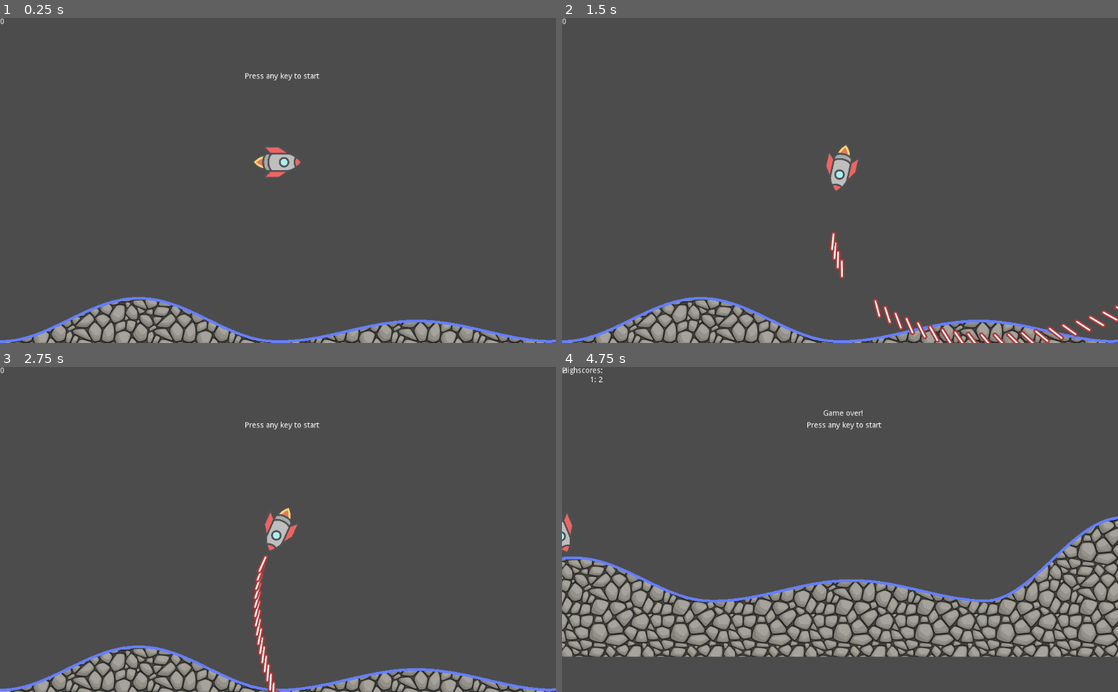
Above: before the commit, frames 1-4 (two rows, left to right).
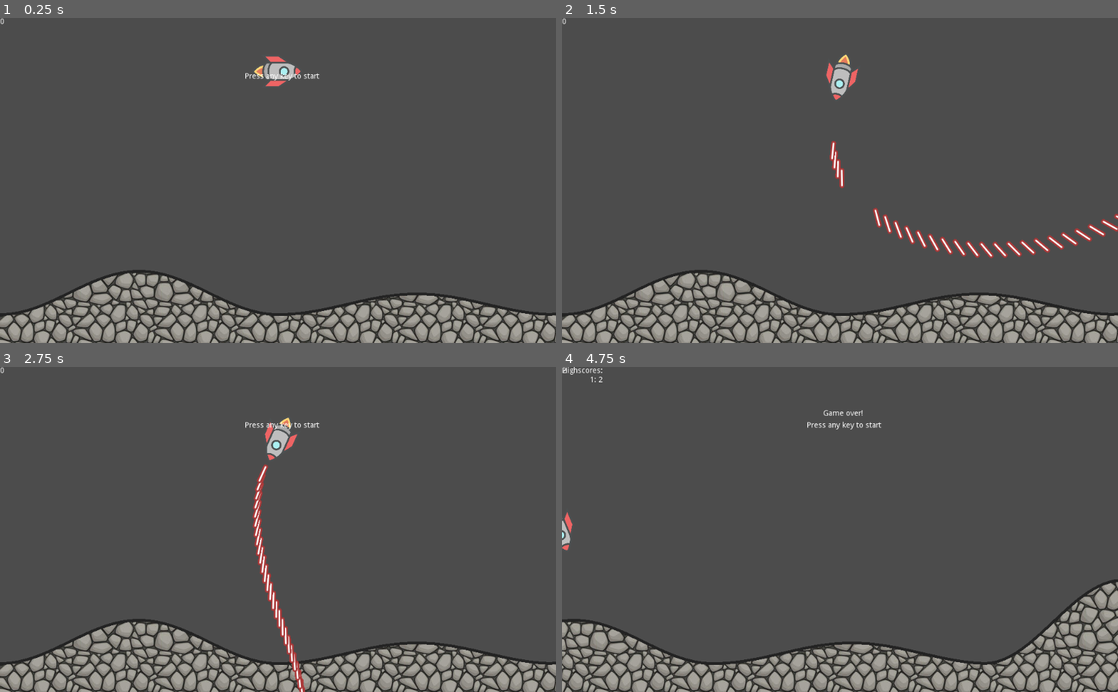
Above: after the commit, the same moments.

Repository: marcmos/space-shooter
Game: Godot game, scene res://Game.tscn
The game is run twice, just before and just after one commit, with the same random seed, the same clock (stepped at 60 frames per second) and the same inputs.
Inputs:
- Up to frame 1 (0.25 s): no input
- Up to frame 2 (1.5 s): tap Enter at 0.5 s; hold D (right) 0.53-1.28 s; hold Space (shoot) 0.53-1.28 s; hold A (left) from 1.28 s (still down); tap Space (shoot) at 1.35 s
- Up to frame 3 (2.75 s): tap Enter at 2 s; release A (left) at 2.03 s; hold D (right) from 2.03 s (still down); hold Space (shoot) from 2.03 s (still down)
- Up to frame 4 (4.75 s): tap Enter at 2.75 s; release D (right) at 2.78 s; release Space (shoot) at 2.78 s; hold W (up) 2.78-3.53 s; tap Space (shoot) at 2.85, 4.35 s; hold Space (shoot) 3.53-4.28 s; hold A (left) from 3.53 s (still down)

The runs differ from the first frame. In frame 1, 9.7% of the frame differs, in the area x 0-100%, y 11-100%; in frame 2, 12%; in frame 3, 11%; in frame 4, 29%, in the area x 0-100%, y 44-100%.

Commit message:
Fix terrain polygon y range

Diff:
--- a/Game.gd
+++ b/Game.gd
@@ -12,7 +12,6 @@
 func game_over():
 	restart_cooldown = true
 	$RestartTimer.start()
-	print("restart cooldown timer started")
 
 func instance_level():
 	var new_level = Level.instance()
--- a/Level.gd
+++ b/Level.gd
@@ -1,4 +1,4 @@
-extends Node
+extends Node2D
 
 export (PackedScene) var Mob
 
@@ -8,7 +8,7 @@
 var game_started = false
 var game_over = false
 
-onready var camera_left = camera_left_margin()
+var camera_left
 
 var mob_hits = 0
 
@@ -37,14 +37,13 @@
 func camera_left_margin():
 	return $Player/Camera2D.global_position.x - get_viewport().size.x / 2
 
-#func update_left_margin(extra_drift):
-	#if camera_left < left_margin():
-	#	camera_left = left_margin()
-	#	$Player/Camera2D.limit_left = camera_left + extra_drift
-
 func monotonic_left_margin_update(value, guaranteed_step):
 	camera_left = max(camera_left, value) + guaranteed_step
 	return camera_left
+
+func _ready():
+	camera_left = camera_left_margin()
+	$Player/Camera2D.limit_left = camera_left
 
 func _process(delta):
 	$Terrain.add_hills_if_necessary($Player.position)
--- a/Level.tscn
+++ b/Level.tscn
@@ -10,7 +10,7 @@
 [sub_resource type="ConvexPolygonShape2D" id=1]
 points = PoolVector2Array( 35, -30, 5, 47, -29, -30 )
 
-[node name="Level" type="Node"]
+[node name="Level" type="Node2D"]
 script = ExtResource( 1 )
 Mob = ExtResource( 2 )
 
@@ -18,14 +18,13 @@
 autostart = true
 
 [node name="Terrain" type="StaticBody2D" parent="."]
-editor/display_folded = true
 script = ExtResource( 3 )
 
 [node name="TerrainLine" type="Line2D" parent="Terrain"]
+default_color = Color( 0.141176, 0.141176, 0.141176, 1 )
 texture_mode = -1082211219
 
 [node name="Player" type="RigidBody2D" parent="."]
-position = Vector2( 512.703, 167.629 )
 rotation = -1.5708
 gravity_scale = 0.1
 contacts_reported = 1
--- a/Player.gd
+++ b/Player.gd
@@ -9,13 +9,15 @@
 func is_game_over():
 	return get_parent().game_over
 
+func _ready():
+	position.x = get_viewport().size.x / 2
+
 func _process(delta):
 	if is_game_over():
 		return
 
 	if Input.is_action_pressed("shoot"):
 		shoot()
-
 
 func _integrate_forces(state):
 	if is_game_over():
--- a/Terrain.gd
+++ b/Terrain.gd
@@ -31,8 +31,8 @@
 	var shape = CollisionPolygon2D.new()
 	var ground = Polygon2D.new()
 	add_child(shape)
-	poly.append(Vector2(terrain[-1].x, screensize.y))
-	poly.append(Vector2(start.x, screensize.y))
+	poly.append(Vector2(terrain[-1].x, screensize.y * 2))
+	poly.append(Vector2(start.x, screensize.y * 2))
 	shape.polygon = poly
 	ground.polygon = poly
 	ground.texture = texture
@@ -44,7 +44,7 @@
 
 	screensize = get_viewport().get_visible_rect().size
 	#var start_y = screensize.y * 3/4 + (-hill_range + randi() % hill_range * 2)
-	var start_y = 500
+	var start_y = screensize.y * 3 / 4
 
 	terrain.append(Vector2(0, start_y))
 	add_hills()
